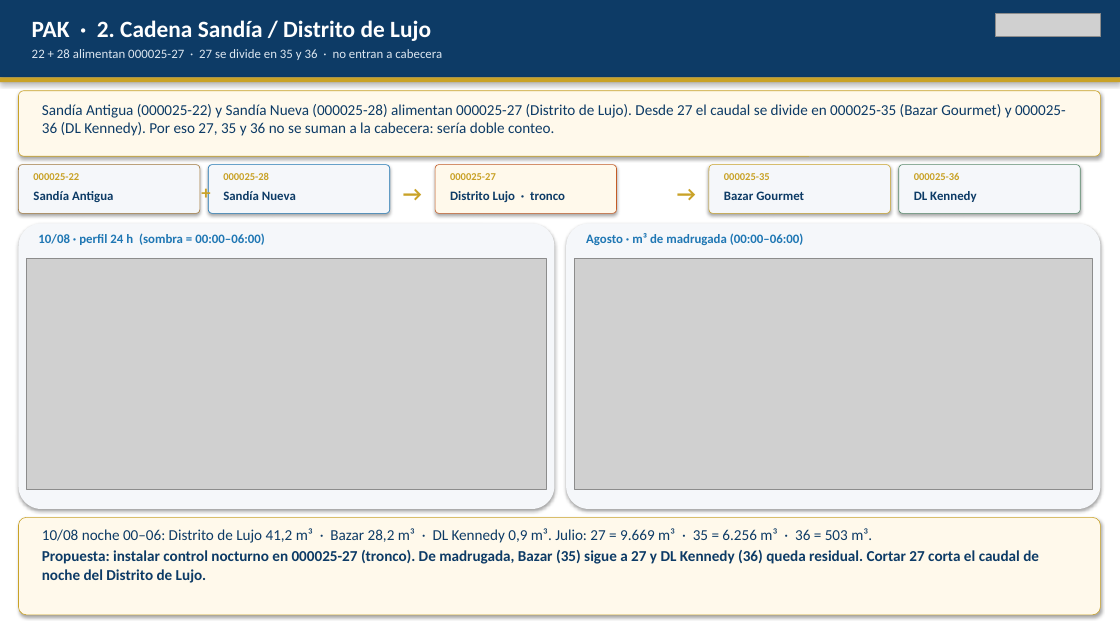
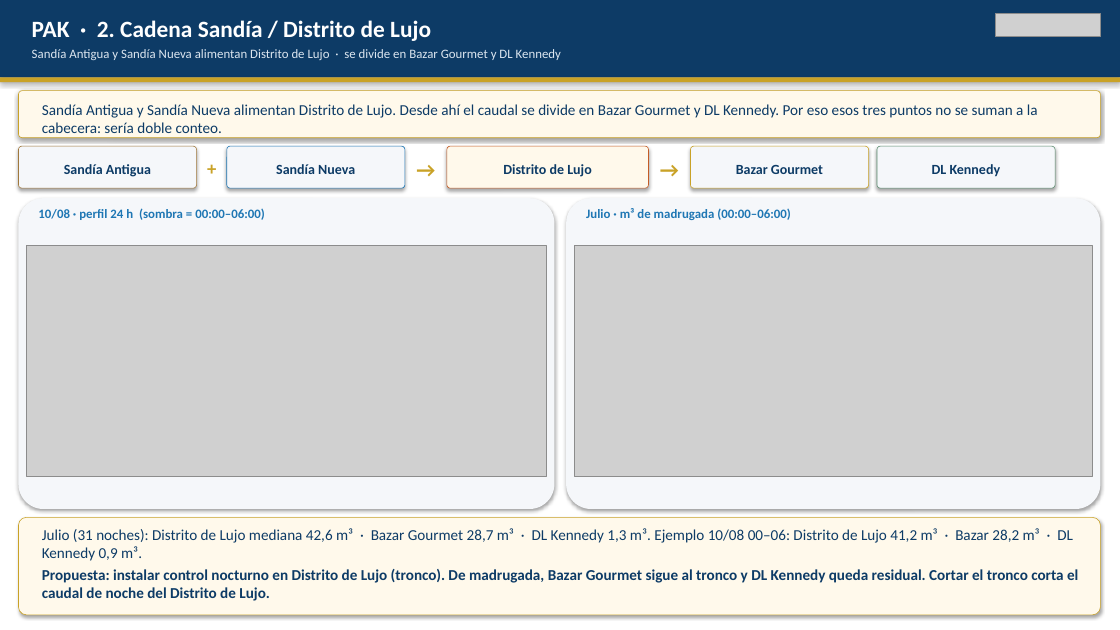
Before and after one commit to anibaloperacionesWes/wes-scripts, a slide deck: slide 10 of reports/Parque_Arauco/TMP_7MALLS/entrega_diego_anibal/Recorrido_ejecutivo_PA_MAE_20260817.pptx. Drawn at 1120x630 pixels with LibreOffice and Linux fonts; fonts in the diff are those of the drawing; grey boxes stand for pictures. Boxes give left, top, right and bottom in pixels: in the first picture for what was removed or moved away, otherwise in the second. Text is boxed around its words. In the diff, an @@ line names an element or a change of style, - is before the commit and + after.

```diff
--- a/reports/Parque_Arauco/TMP_7MALLS/entrega_diego_anibal/Recorrido_ejecutivo_PA_MAE_20260817.pptx
+++ b/reports/Parque_Arauco/TMP_7MALLS/entrega_diego_anibal/Recorrido_ejecutivo_PA_MAE_20260817.pptx
@@ text at [32,49,561,60]: text changed @@
-22 + 28 alimentan 000025-27 · 27 se divide en 35 y 36 · no entran a cabecera
+Sandía Antigua y Sandía Nueva alimentan Distrito de Lujo · se divide en Bazar Gourmet y DL Kennedy
@@ rounded rectangle: place and size @@
-rounded rectangle at [18,91,1101,156]
+rounded rectangle at [18,91,1101,138]
@@ text at [42,104,1038,138]: text changed @@
-Sandía Antigua (000025-22) y Sandía Nueva (000025-28) alimentan 000025-27 (Distrito de Lujo). Desde 27 el caudal se divide en 000025-35 (Bazar Gourmet) y 000025-36 (DL Kennedy). Por eso 27, 35 y 36 no se suman a la cabecera: sería doble conteo.
+Sandía Antigua y Sandía Nueva alimentan Distrito de Lujo. Desde ahí el caudal se divide en Bazar Gourmet y DL Kennedy. Por eso esos tres puntos no se suman a la cabecera: sería doble conteo.
@@ rounded rectangle: place and size @@
-rounded rectangle at [18,165,200,213]
+rounded rectangle at [18,146,197,188]
@@ rounded rectangle: place and size @@
-rounded rectangle at [208,165,390,213]
+rounded rectangle at [227,146,405,188]
@@ rounded rectangle: place and size @@
-rounded rectangle at [435,165,617,213]
+rounded rectangle at [447,146,649,188]
@@ rounded rectangle: place and size @@
-rounded rectangle at [709,165,891,213]
+rounded rectangle at [691,146,869,188]
@@ rounded rectangle: place and size @@
-rounded rectangle at [899,165,1081,213]
+rounded rectangle at [877,146,1055,188]
@@ text "Sandía Antigua": place and size @@
-text "Sandía Antigua" at [33,191,113,202]
+text "Sandía Antigua" at [64,164,151,177]
@@ text removed at [33,173,79,180] @@
-000025-22
@@ text "+" rewrapped from [193,176,212,200] to [197,153,227,181] @@
@@ text removed at [223,173,269,180] @@
-000025-28
@@ text "Sandía Nueva": place and size @@
-text "Sandía Nueva" at [223,191,296,200]
+text "Sandía Nueva" at [276,164,355,174]
@@ text "→" rewrapped from [390,176,435,200] to [405,153,447,181] @@
@@ text removed at [450,173,496,180] @@
-000025-27
@@ text at [503,164,591,177]: text changed; size 11 to 12 pt @@
-Distrito Lujo · tronco
+Distrito de Lujo
@@ text "→" rewrapped from [664,176,709,200] to [649,153,691,181] @@
@@ text "Bazar Gourmet": place and size @@
-text "Bazar Gourmet" at [724,191,804,200]
+text "Bazar Gourmet" at [736,165,823,174]
@@ text removed at [724,173,770,180] @@
-000025-35
@@ size 11 to 12 pt; alignment left to centre in 4 elements at [64,164,151,177], [276,164,355,174], [736,165,823,174], [932,164,1001,177] @@
@@ text "DL Kennedy": place and size @@
-text "DL Kennedy" at [914,191,977,202]
+text "DL Kennedy" at [932,164,1001,177]
@@ text removed at [914,173,960,180] @@
-000025-36
@@ rounded rectangle: place and size @@
-rounded rectangle at [18,223,555,509]
+rounded rectangle at [18,198,555,509]
@@ text "10/08 · perfil 24 h ...": place and size @@
-text "10/08 · perfil 24 h ..." at [38,233,265,245]
+text "10/08 · perfil 24 h ..." at [38,208,265,220]
@@ rounded rectangle: place and size @@
-rounded rectangle at [566,223,1101,509]
+rounded rectangle at [566,198,1101,509]
@@ text at [586,208,791,220]: text changed @@
-Agosto · m³ de madrugada (00:00–06:00)
+Julio · m³ de madrugada (00:00–06:00)
@@ picture: place and size @@
-picture at [27,258,546,489]
+picture at [27,245,546,476]
@@ picture: place and size @@
-picture at [575,259,1092,490]
+picture at [575,246,1092,477]
@@ text at [42,528,1078,601]: text changed @@
-10/08 noche 00–06: Distrito de Lujo 41,2 m³ · Bazar 28,2 m³ · DL Kennedy 0,9 m³. Julio: 27 = 9.669 m³ · 35 = 6.256 m³ · 36 = 503 m³.
-Propuesta: instalar control nocturno en 000025-27 (tronco). De madrugada, Bazar (35) sigue a 27 y DL Kennedy (36) queda residual. Cortar 27 corta el caudal de noche del Distrito de Lujo.
+Julio (31 noches): Distrito de Lujo mediana 42,6 m³ · Bazar Gourmet 28,7 m³ · DL Kennedy 1,3 m³. Ejemplo 10/08 00–06: Distrito de Lujo 41,2 m³ · Bazar 28,2 m³ · DL Kennedy 0,9 m³.
+Propuesta: instalar control nocturno en Distrito de Lujo (tronco). De madrugada, Bazar Gourmet sigue al tronco y DL Kennedy queda residual. Cortar el tronco corta el caudal de noche del Distrito de Lujo.
```
Also in this commit, not shown: 1 other slide changed, 2 other files.
